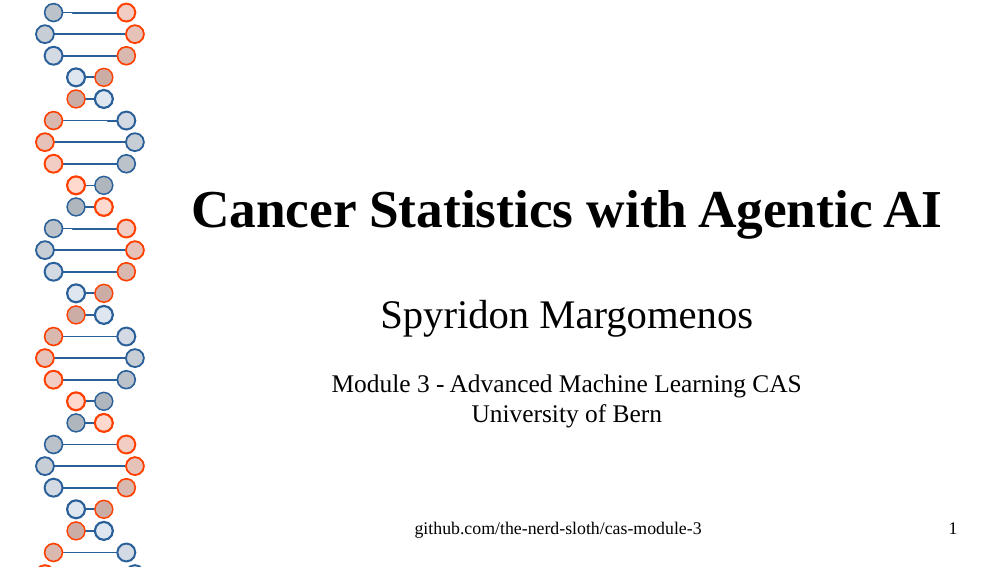
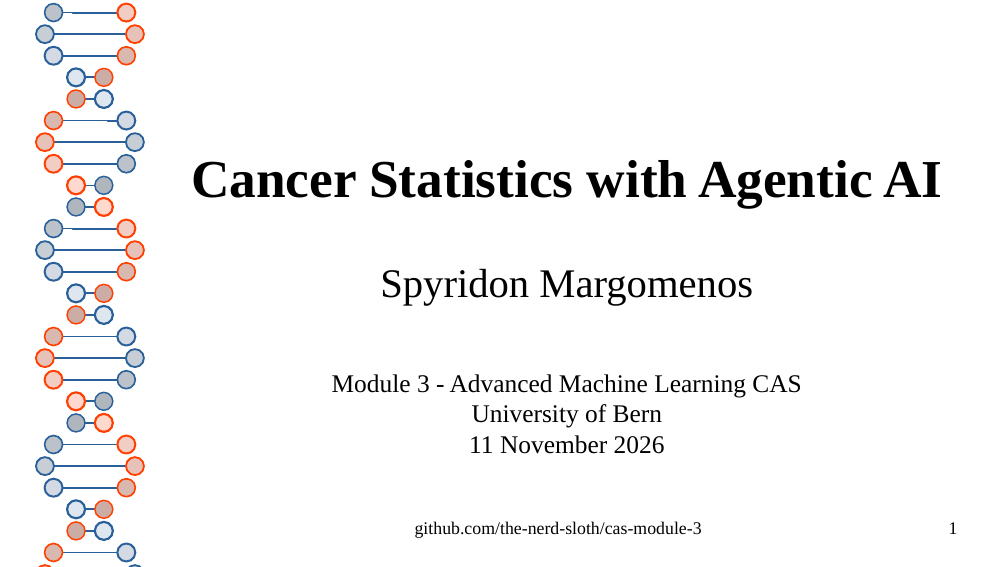
Before and after one commit to the-nerd-sloth/cas-module-3, a slide deck: slide 1 of presentation/agentic-cancer.odp. Drawn at 1008x567 pixels with LibreOffice and Linux fonts; fonts in the diff are those of the drawing. Boxes give left, top, right and bottom in pixels: in the first picture for what was removed or moved away, otherwise in the second. Text is boxed around its words. In the diff, an @@ line names an element or a change of style, - is before the commit and + after.

```diff
--- a/presentation/agentic-cancer.odp
+++ b/presentation/agentic-cancer.odp
@@ subtitle at box(469, 435, 665, 454): paragraph added @@
+11 November 2026
```
Also in this commit, not shown: 1 other slide changed, 2 slides added, 1 slide removed.
